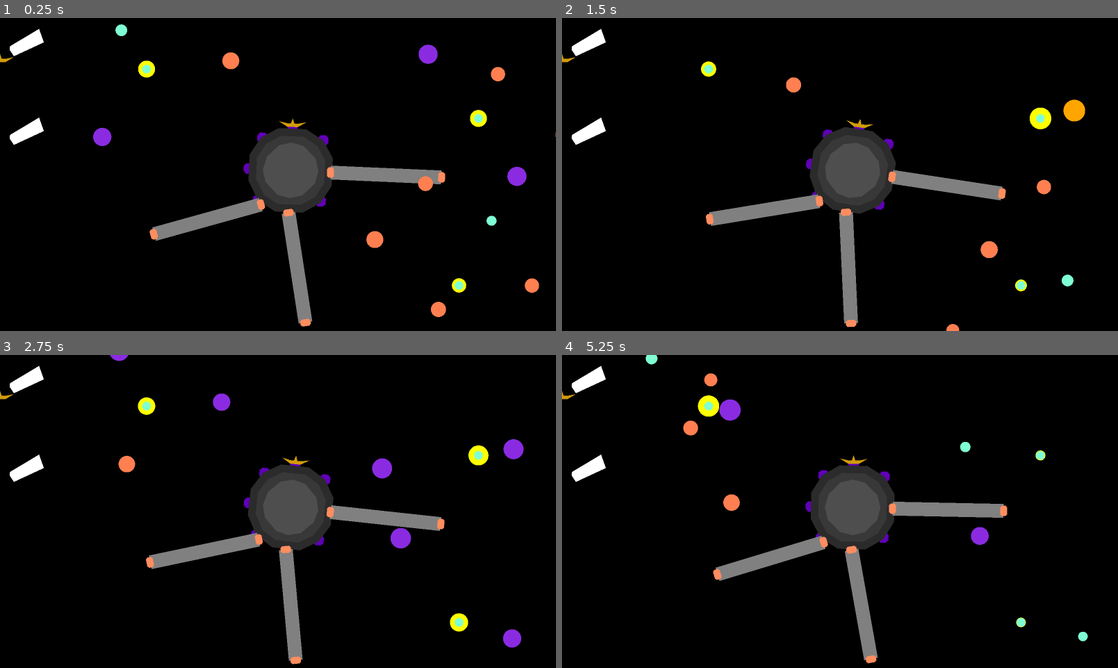
Above: before the commit, frames 1-4 (two rows, left to right).
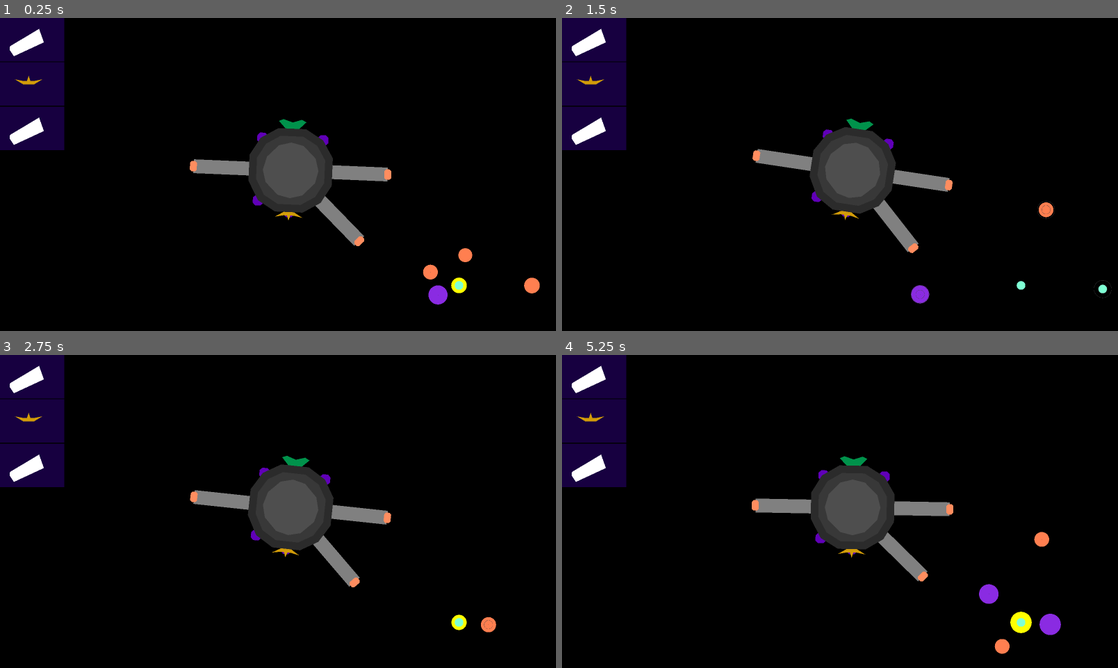
Above: after the commit, the same moments.

Repository: opensourceame/tins-2026
Game: Godot game, scene res://main.tscn
Two runs of this game, one before a commit and one after it. Both use one fixed random seed, a clock stepped at 60 frames per second and the inputs below.
Inputs (mouse positions are in pixels of both pictures, inside the frame that each line leads up to):
- Up to frame 1 (0.25 s): no input
- Up to frame 2 (1.5 s): tap Enter at 0.5 s; move the mouse to (962, 158) at 0.52 s; tap R at 0.6 s; click (962, 158) at 0.67 s; drag from (728, 190) to (856, 127) at 1.27 s
- Up to frame 3 (2.75 s): move the mouse to (333, 442) at 2.02 s; tap R at 2.1 s; click (333, 442) at 2.17 s
- Up to frame 4 (5.25 s): drag from (812, 574) to (895, 511) at 2.77 s; move the mouse to (1006, 558) at 3.52 s; tap R at 3.6, 5.1 s; click (1006, 558) at 3.67 s; drag from (673, 464) to (845, 549) at 4.27 s; move the mouse to (867, 511) at 5.02 s; click (867, 511) at 5.17 s

The runs differ from the first frame. In frame 1, 9.8% of the frame differs, in the area x 0-100%, y 0-99%; in frame 2, 9.3%; in frame 3, 9.5%; in frame 4, 9.9%, in the area x 0-95%, y 0-99%.
Error before the commit: Invalid call. Nonexistent function 'body_entered' in base 'RayCast2D'. (res://detector_dish.gd:13)

Commit message:
adding components to spica programattically, add a signal bus and spawner

Diff:
--- /dev/null
+++ b/common/signal_bus.gd
@@ -0,0 +1,3 @@
+extends Node
+
+signal intelligence_detected(planet)
--- /dev/null
+++ b/common/spawner.gd
@@ -0,0 +1,18 @@
+extends Node
+
+const TRAP_LAUNCHER = preload("res://spica/trap_launcher.tscn")
+const DETECTOR_DISH = preload("res://detector_dish.tscn")
+const HABITAT       = preload("res://habitat.tscn")
+const MOON_TRAP     = preload("res://moon_trap.tscn")
+
+func trap_launcher():
+    return TRAP_LAUNCHER.instantiate()
+
+func detector_dish():
+    return DETECTOR_DISH.instantiate()
+
+func habitat():
+    return HABITAT.instantiate()
+
+func moon_trap():
+    return MOON_TRAP.instantiate()
--- a/detector_dish.gd
+++ b/detector_dish.gd
@@ -8,19 +8,28 @@
 @onready var detect_ray: RayCast2D = $DetectRay
 
 var intelligent_planets = []
+var spica: Spica
 
 func _ready():
-    detect_ray.body_entered(_on_body_entered)
+    detect_ray.enabled = true
+    spica = find_parent("Spica")
 
-func _on_body_entered(body):
-    if body is Planet:
-        intelligence_detected.emit(body)
+func _physics_process(_delta):
+    if not detect_ray.enabled:
+        return
+    if detect_ray.is_colliding():
+        var area = detect_ray.get_collider()
+        if area.get_parent().has_advanced_life:
+            intelligence_detected.emit(area.get_parent())
+            SignalBus.intelligence_detected.emit(area.get_parent())
 
 func add_detector_dish(anchor):
     var detector_dish = DETECTOR_DISH.instantiate()
     anchor.add_child(detector_dish)
-
     detector_dish.intelligence_detected.connect(detected_intelligence)
 
 func detected_intelligence(planet):
+    print("SPICA: detected intelligent planet ", planet)
     intelligent_planets.append(planet)
+    if spica:
+        spica.register_intelligent_planet(planet)
--- a/detector_dish.tscn
+++ b/detector_dish.tscn
@@ -11,3 +11,6 @@
 
 [node name="DetectRay" type="RayCast2D" parent="." unique_id=809226370]
 target_position = Vector2(0, -1344)
+collision_mask = 256
+collide_with_areas = true
+collide_with_bodies = false
--- a/habitat.tscn
+++ b/habitat.tscn
@@ -1,35 +1,39 @@
 [gd_scene format=3 uid="uid://cuurv4iclj7d"]
 
-[ext_resource type="Script" path="res://habitat.gd" id="1_dtqah"]
+[ext_resource type="Script" uid="uid://d8x66fy0pp2l" path="res://habitat.gd" id="1_dtqah"]
 
 [sub_resource type="RectangleShape2D" id="RectangleShape2D_15mlb"]
-size = Vector2(64, 128)
+size = Vector2(128.3559, 128)
 
 [node name="Habitat" type="Node2D" unique_id=1005623594]
+scale = Vector2(0.49815243, 0.49815243)
 script = ExtResource("1_dtqah")
-scale = Vector2(0.49815243, 0.49815243)
 
 [node name="LivingTube" type="Polygon2D" parent="." unique_id=1545004563]
+rotation = 1.5693394
 color = Color(0.5033745, 0.5033746, 0.5033746, 1)
 polygon = PackedVector2Array(-512, -64, 512, -64, 512, 64, -512, 64)
 
 [node name="DragHandleLeft" type="Area2D" parent="." unique_id=1135507061]
+rotation = -0.0017455168
 
 [node name="CollisionShape2D" type="CollisionShape2D" parent="DragHandleLeft" unique_id=1553110146]
-position = Vector2(-480, 0)
+position = Vector2(0.844214, -449.7171)
+scale = Vector2(1.0000001, 1.0000001)
 shape = SubResource("RectangleShape2D_15mlb")
 
 [node name="Attach" type="Polygon2D" parent="DragHandleLeft" unique_id=1312461050]
+rotation = -1.5707964
 color = Color(1, 0.5558862, 0.3762919, 1)
 polygon = PackedVector2Array(-546.0176, -32.118683, -529.95825, -48.178024, -497.8396, -48.178024, -481.78024, -32.118683, -481.78024, 32.118683, -497.8396, 48.178024, -529.95825, 48.178024, -546.0176, 32.118683)
 
 [node name="DragHandleRight" type="Area2D" parent="." unique_id=653274782]
 
 [node name="CollisionShape2D" type="CollisionShape2D" parent="DragHandleRight" unique_id=1766758699]
-position = Vector2(480, 0)
+position = Vector2(0, 449.66156)
 shape = SubResource("RectangleShape2D_15mlb")
 
 [node name="Attach" type="Polygon2D" parent="DragHandleRight" unique_id=1964314421]
-position = Vector2(1027.7979, 0)
+rotation = 1.5707964
 color = Color(1, 0.5558862, 0.3762919, 1)
 polygon = PackedVector2Array(-546.0176, -32.118683, -529.95825, -48.178024, -497.8396, -48.178024, -481.78024, -32.118683, -481.78024, 32.118683, -497.8396, 48.178024, -529.95825, 48.178024, -546.0176, 32.118683)
--- a/hud.tscn
+++ b/hud.tscn
@@ -34,6 +34,7 @@
 layout_mode = 2
 
 [node name="DetectorDish" parent="Container/VBoxContainer/PlaceItem4" unique_id=1305556712 instance=ExtResource("1_37p78")]
+position = Vector2(132, 102)
 
 [node name="PlaceItem5" parent="Container/VBoxContainer" unique_id=1201600971 instance=ExtResource("1_64ctp")]
 layout_mode = 2
--- a/hud/place_item.tscn
+++ b/hud/place_item.tscn
@@ -1,10 +1,17 @@
 [gd_scene format=3 uid="uid://cvdw12drwoc02"]
 
-[node name="PlaceItem" type="CenterContainer" unique_id=1553372442]
+[node name="PlaceItem" type="Control" unique_id=1258421632]
 custom_minimum_size = Vector2(200, 200)
+layout_mode = 3
+anchors_preset = 0
 offset_right = 200.0
 offset_bottom = 200.0
 
 [node name="ColorRect" type="ColorRect" parent="." unique_id=675083117]
-layout_mode = 2
+layout_mode = 1
+anchors_preset = 15
+anchor_right = 1.0
+anchor_bottom = 1.0
+grow_horizontal = 2
+grow_vertical = 2
 color = Color(0.08974079, 0.000106393025, 0.25213423, 1)
--- a/main.gd
+++ b/main.gd
@@ -3,18 +3,35 @@
 
 @onready var world: CanvasLayer = $World
 @onready var hud: CanvasLayer = $HUD
+@onready var spica: Spica = $World/Spica
 
-const ZOOM_OUT_SCALE: float = 0.2
+const ZOOM_OUT_SCALE: float = 0.4
 const ZOOM_TIME: float = 0.3
 
 var zoomed_out: bool = false
 var center: Vector2
 var tween: Tween
+var intelligent_planets = []
+
+var spawn: Node
+
+const SPAWNER_SCRIPT = preload("res://common/spawner.gd")
 
 func _ready():
     print("GAME: starting")
 
     center = get_viewport().get_visible_rect().size * 0.5
+
+    SignalBus.intelligence_detected.connect(on_intelligence_detected)
+
+    spawn = SPAWNER_SCRIPT.new()
+
+    spica.add_component(spica.anchors[0], spawn.trap_launcher())
+    spica.add_component(spica.anchors[1], spawn.detector_dish())
+    spica.add_component(spica.anchors[2], spawn.habitat())
+
+    spica.add_component(spica.anchors[3], spawn.habitat())
+    spica.add_component(spica.anchors[4], spawn.habitat())
 
 func _input(event: InputEvent):
     if event is InputEventKey and event.pressed:
@@ -37,3 +54,9 @@
         hud.hide()
     else:
         hud.show()
+
+
+func on_intelligence_detected(planet):
+    if not planet in intelligent_planets:
+        print("GAME: intelligent planet detected - ", planet)
+        intelligent_planets.append(planet)
--- a/main.tscn
+++ b/main.tscn
@@ -2,10 +2,8 @@
 
 [ext_resource type="Script" uid="uid://bs2qeucwtife5" path="res://main.gd" id="1_ig7tw"]
 [ext_resource type="PackedScene" uid="uid://byvivccrtt82l" path="res://spica.tscn" id="2_0xm2m"]
-[ext_resource type="PackedScene" uid="uid://cuurv4iclj7d" path="res://habitat.tscn" id="3_h2yge"]
 [ext_resource type="PackedScene" uid="uid://dvewtmm6d837k" path="res://hud.tscn" id="4_1bvp3"]
 [ext_resource type="PackedScene" uid="uid://sckxa40vknyj" path="res://solar_system.tscn" id="4_lquwl"]
-[ext_resource type="PackedScene" uid="uid://b8vig0ra0nmnl" path="res://solar_system/broadcasting_component.tscn" id="5_7mycd"]
 
 [node name="ROOT" type="Node2D" unique_id=2062991433]
 script = ExtResource("1_ig7tw")
@@ -15,30 +13,14 @@
 [node name="Spica" parent="World" unique_id=841173338 instance=ExtResource("2_0xm2m")]
 position = Vector2(1338, 701)
 
-[node name="Habitat" parent="World/Spica" unique_id=1005623594 instance=ExtResource("3_h2yge")]
-position = Vector2(440, 2)
-script = null
-
-[node name="Habitat2" parent="World/Spica" unique_id=1203981135 instance=ExtResource("3_h2yge")]
-position = Vector2(49, 446)
-rotation = 1.3736713
-script = null
-
-[node name="Habitat3" parent="World/Spica" unique_id=408869750 instance=ExtResource("3_h2yge")]
-position = Vector2(-373, 242)
-rotation = -0.31415927
-script = null
-
 [node name="SolarSystem" parent="World" unique_id=210242942 instance=ExtResource("4_lquwl")]
-position = Vector2(675, 235)
+position = Vector2(186, -423)
 
 [node name="SolarSystem2" parent="World" unique_id=1570619885 instance=ExtResource("4_lquwl")]
-position = Vector2(2203, 462)
+position = Vector2(2383, -355)
 
 [node name="SolarSystem3" parent="World" unique_id=500073210 instance=ExtResource("4_lquwl")]
 position = Vector2(2113.5208, 1230.3383)
-
-[node name="BroadcastingComponent2" parent="World/SolarSystem3" unique_id=816191014 instance=ExtResource("5_7mycd")]
 
 [node name="Camera2D" type="Camera2D" parent="." unique_id=681715049]
 position = Vector2(1337.2241, 703.71356)
--- /dev/null
+++ b/moon_trap.gd
@@ -0,0 +1,15 @@
+class_name MoonTrap
+extends CharacterBody2D
+
+enum State { IDLE, LAUNCHED }
+
+var target
+var current_direction: Vector2
+
+func _physics_process(delta: float) -> void:
+    if target:
+        current_direction = (target.global_position - global_position).normalize()
+        velocity = current_direction * 100
+
+func launch(toward_target):
+    target = toward_target
--- /dev/null
+++ b/moon_trap.tscn
@@ -0,0 +1,10 @@
+[gd_scene format=3 uid="uid://soq7wuw3tuth"]
+
+[ext_resource type="Script" uid="uid://ck7ffef6gb4qy" path="res://moon_trap.gd" id="1_wyfkj"]
+
+[node name="MoonTrap" type="CharacterBody2D" unique_id=1343835292]
+script = ExtResource("1_wyfkj")
+
+[node name="Polygon2D" type="Polygon2D" parent="." unique_id=1828561712]
+scale = Vector2(0.5795552, 1.1848434)
+polygon = PackedVector2Array(-151.84059, -148.54285, 41.41107, -162.04674, 276.0738, -135.03894, 427.9144, -60.767525, 414.1107, 108.03116, 179.44797, 202.55843, -82.82214, 202.55843, -303.68118, 135.03894, -372.69962, 20.255842, -317.48486, -94.52727)
--- a/planet.gd
+++ b/planet.gd
@@ -1,7 +1,7 @@
 class_name Planet
 extends Node2D
 
-@onready var detect_area: Area2D = $DetectArea
+@onready var detect_area: Area2D = $PlanetDetectArea
 
 var size: int = 20
 var color: Color = Color.RED
@@ -15,12 +15,15 @@
     60: Color.ORANGE
 }
 
+const BROADCASTING_COMPONENT = preload("res://solar_system/broadcasting_component.tscn")
+
 func _ready():
     calculate_color()
     queue_redraw()
 
     if has_advanced_life:
         detect_area.monitorable = true
+        add_child(BROADCASTING_COMPONENT.instantiate())
 
 func _draw():
     draw_circle(Vector2.ZERO, size, color)
--- a/planet.tscn
+++ b/planet.tscn
@@ -8,8 +8,10 @@
 [node name="Planet" type="Node2D" unique_id=1028212328]
 script = ExtResource("1_1odxm")
 
-[node name="DetectArea" type="Area2D" parent="." unique_id=330385794]
+[node name="PlanetDetectArea" type="Area2D" parent="." unique_id=330385794]
+collision_layer = 256
+collision_mask = 256
 monitorable = false
 
-[node name="CollisionShape2D" type="CollisionShape2D" parent="DetectArea" unique_id=877450189]
+[node name="CollisionShape2D" type="CollisionShape2D" parent="PlanetDetectArea" unique_id=877450189]
 shape = SubResource("RectangleShape2D_hbvo3")
--- a/project.godot
+++ b/project.godot
@@ -14,6 +14,11 @@
 run/main_scene="uid://cqow47bch5ocs"
 config/features=PackedStringArray("4.6", "GL Compatibility")
 config/icon="res://icon.svg"
+
+[autoload]
+
+SignalBus="*res://common/signal_bus.gd"
+Spawner="*uid://ch8linahqitvw"
 
 [display]
 
--- a/solar_system.gd
+++ b/solar_system.gd
@@ -36,6 +36,7 @@
         var distance = randf_range(MIN_DISTANCE, MAX_DISTANCE)
 
         var planet: Planet = PLANET.instantiate()
+        planet.has_advanced_life = randf() > 0.1
         planet.distance_from_sun = distance
         planet.position = Vector2.RIGHT.rotated(angle) * distance
         planet.size = randi_range(MIN_SIZE, MAX_SIZE)
--- a/solar_system/broadcasting_component.gd
+++ b/solar_system/broadcasting_component.gd
@@ -9,13 +9,16 @@
 var radius = 0
 
 func _ready():
-    if get_parent().planets.is_empty():
-        await get_parent().planets_generated
-
-    var planets = get_parent().planets.slice(1)
-    if planets.is_empty():
-        return
-    planet_data = planets.pick_random()
+    var parent = get_parent()
+    if parent is Planet:
+        planet_data = parent
+    else:
+        if parent.planets.is_empty():
+            await parent.planets_generated
+        var planets = parent.planets.slice(1)
+        if planets.is_empty():
+            return
+        planet_data = planets.pick_random()
 
 func _physics_process(delta: float) -> void:
     radius += SPEED * delta
@@ -28,4 +31,4 @@
         return
 
     for r in range(0, radius, GAP):
-        draw_circle(planet_data.position, r, Color(0.268, 0.268, 0.268, 1.5 - 1.0 * radius / MAX_RADIUS), false, 1)
+        draw_circle(Vector2.ZERO, r, Color(0.268, 0.268, 0.268, 1.5 - 1.0 * radius / MAX_RADIUS), false, 1)
--- /dev/null
+++ b/species/species.gd
@@ -0,0 +1,6 @@
+class_name Species
+extends Node2D
+
+
+var ability_longevity: bool = false
+var greed: int = 0
--- /dev/null
+++ b/species/species.tscn
@@ -0,0 +1,6 @@
+[gd_scene format=3 uid="uid://cjcp25gc86gve"]
+
+[ext_resource type="Script" uid="uid://b0k8ylr8q08u1" path="res://species/species.gd" id="1_hqrp3"]
+
+[node name="Species" type="Node2D" unique_id=749402488]
+script = ExtResource("1_hqrp3")
--- a/spica.gd
+++ b/spica.gd
@@ -1,10 +1,36 @@
 class_name Spica
 extends Node2D
 
-var rotation_speed = 10.0 # degrees per second
+var rotation_speed = 10.0
+var intelligent_planets = []
+var anchors = []
 
 func _ready():
-    pass
+    for a in $Anchors.get_children():
+        anchors.append(a)
+
+    SignalBus.intelligence_detected.connect(_on_intelligence_detected)
 
 func _physics_process(delta: float) -> void:
     rotate(deg_to_rad(delta * rotation_speed))
+
+func register_intelligent_planet(planet):
+    if not planet in intelligent_planets:
+        intelligent_planets.append(planet)
+        print("Spica: registered intelligent planet ", planet)
+
+func add_component(anchor, component):
+    anchor.add_child(component)
+    component.rotation = anchor.position.angle() + deg_to_rad(90)
+
+func components():
+    var c = []
+    for a in anchors:
+        if a.get_children()[0]:
+            c.append(a)
+
+    return c
+
+func _on_intelligence_detected():
+    # if there is a trap component, call the build function on it
+    return
--- a/spica.tscn
+++ b/spica.tscn
@@ -1,7 +1,6 @@
 [gd_scene format=3 uid="uid://byvivccrtt82l"]
 
 [ext_resource type="Script" uid="uid://d2rp0t17k0ufv" path="res://spica.gd" id="1_di34l"]
-[ext_resource type="PackedScene" uid="uid://dhj14hsfg1qgl" path="res://detector_dish.tscn" id="1_eorob"]
 [ext_resource type="PackedScene" uid="uid://lcpojq2pqgj1" path="res://anchor.tscn" id="2_jclrv"]
 
 [node name="Spica" type="Node2D" unique_id=841173338]
@@ -9,11 +8,8 @@
 
 [node name="Anchors" type="Node2D" parent="." unique_id=118959818]
 
-[node name="Anchor" parent="Anchors" unique_id=1972042639 instance=ExtResource("2_jclrv")]
+[node name="Anchor1" parent="Anchors" unique_id=1972042639 instance=ExtResource("2_jclrv")]
 position = Vector2(0, -192)
-
-[node name="Anchor8" parent="Anchors" unique_id=434655271 instance=ExtResource("2_jclrv")]
-position = Vector2(-144, 144)
 
 [node name="Anchor2" parent="Anchors" unique_id=1295630286 instance=ExtResource("2_jclrv")]
 position = Vector2(0, 192)
@@ -33,6 +29,9 @@
 [node name="Anchor7" parent="Anchors" unique_id=1109059028 instance=ExtResource("2_jclrv")]
 position = Vector2(144, -144)
 
+[node name="Anchor8" parent="Anchors" unique_id=434655271 instance=ExtResource("2_jclrv")]
+position = Vector2(-144, 144)
+
 [node name="Sphere" type="Polygon2D" parent="." unique_id=556770028]
 color = Color(0.17103916, 0.17103916, 0.17103916, 1)
 polygon = PackedVector2Array(-192, -64, -192, 56, -144, 144, -64, 192, 64, 192, 144, 144, 192, 64, 192, -64, 144, -144, 64, -192, -64, -192, -144, -144)
@@ -47,6 +46,3 @@
 scale = Vector2(0.6289128, 0.6289128)
 color = Color(0.30876932, 0.3087694, 0.30876926, 1)
 polygon = PackedVector2Array(-192, -64, -192, 56, -144, 144, -64, 192, 64, 192, 144, 144, 192, 64, 192, -64, 144, -144, 64, -192, -64, -192, -144, -144)
-
-[node name="DetectorDish" parent="." unique_id=1305556712 instance=ExtResource("1_eorob")]
-position = Vector2(0, -200)
--- /dev/null
+++ b/spica/trap_launcher.gd
@@ -0,0 +1,10 @@
+class_name TrapLauncher
+extends Node2D
+
+var trap: MoonTrap
+
+func _ready():
+    pass
+
+func start_building():
+    trap = Spawner.moon_trap()
--- /dev/null
+++ b/spica/trap_launcher.tscn
@@ -0,0 +1,11 @@
+[gd_scene format=3 uid="uid://di28tkds6vooh"]
+
+[ext_resource type="Script" uid="uid://crlvg1j0dvyhi" path="res://spica/trap_launcher.gd" id="1_wbukq"]
+
+[node name="TrapLauncher" type="Node2D" unique_id=596594135]
+script = ExtResource("1_wbukq")
+
+[node name="Body" type="Polygon2D" parent="." unique_id=2068930038]
+scale = Vector2(0.16563927, 0.16563927)
+color = Color(2.2862107e-06, 0.57361007, 0.29421443, 1)
+polygon = PackedVector2Array(0, 0, -192, 0, -384, -200, -256, -256, 4, -173, 256, -256, 384, -192, 192, 0)
Not shown, added: common/signal_bus.gd.uid
Not shown, added: common/spawner.gd.uid
Not shown, added: moon_trap.gd.uid
Not shown, added: species/species.gd.uid
Not shown, added: spica/trap_launcher.gd.uid
Not shown, changed: IDEAS.md
